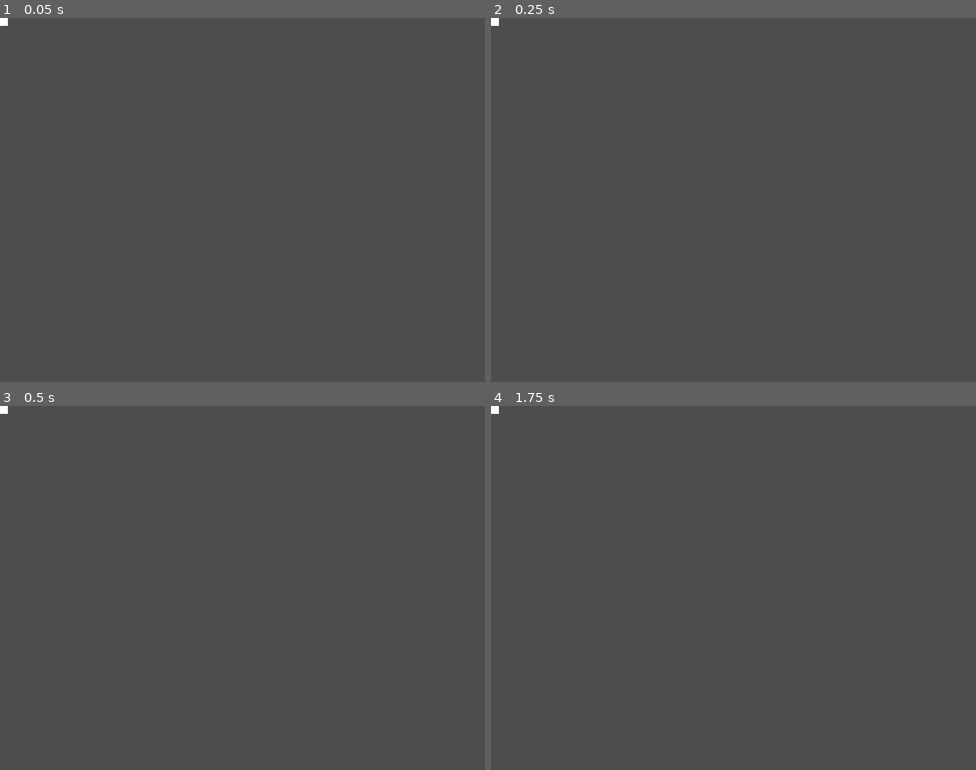
Above: before the commit, frames 1-4 (two rows, left to right).
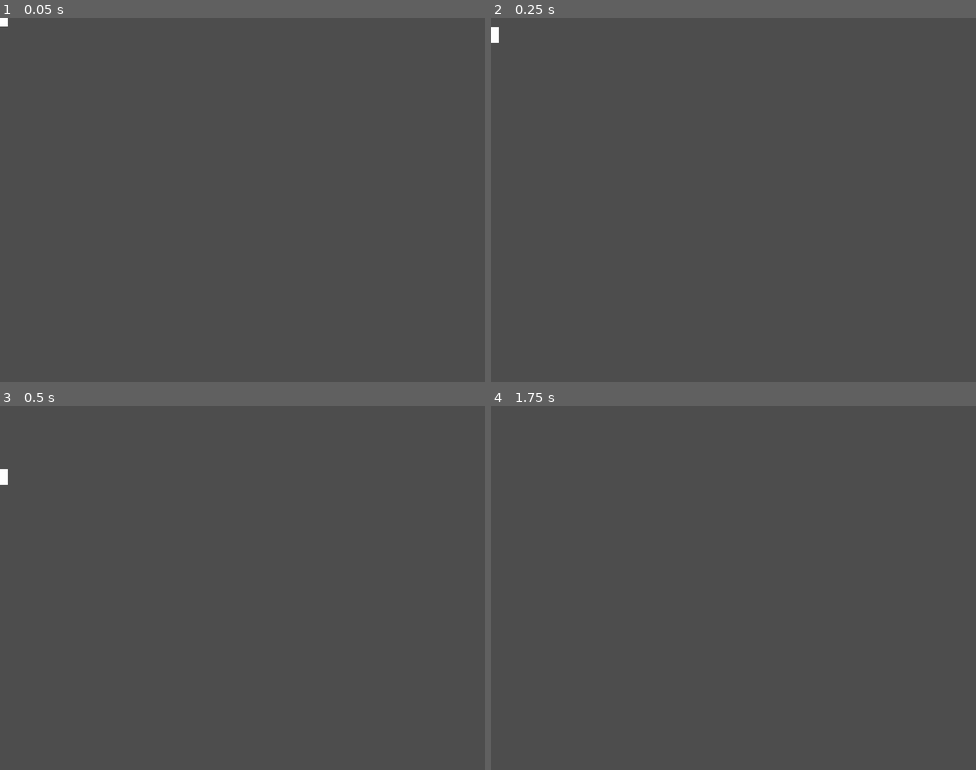
Above: after the commit, the same moments.

Repository: yasukawa426/Pong-Clone
Game: Godot game, scene res://Scenes/ball.tscn
The game is run twice, just before and just after one commit, with the same random seed, the same clock (stepped at 60 frames per second) and the same inputs. This scene is started directly instead of the project's main scene.
Inputs:
- Up to frame 1 (0.05 s): no input
- Up to frame 2 (0.25 s): no input
- Up to frame 3 (0.5 s): no input
- Up to frame 4 (1.75 s): hold W (move_up_1) 0.53-1.28 s; hold Down (move_down_2) 0.53-1.28 s; hold S (move_down_1) from 1.28 s (still down); tap Up (move_up_2) at 1.35 s

The runs differ from the first frame. In frame 1, less than 0.1% of the frame differs, in the area x 0-2%, y 2-3%; in frame 2, 0.1%, in the area x 0-2%, y 0-7%; in frame 3, 0.1%; in frame 4, less than 0.1%.

Commit message:
Corrigido tipo de nodo da bola.

Diff:
--- a/Scenes/ball.tscn
+++ b/Scenes/ball.tscn
@@ -5,7 +5,7 @@
 [sub_resource type="RectangleShape2D" id="RectangleShape2D_ek713"]
 size = Vector2(26, 26)
 
-[node name="Ball" type="Area2D"]
+[node name="Ball" type="RigidBody2D"]
 
 [node name="Sprite2D" type="Sprite2D" parent="."]
 position = Vector2(-1.04308e-06, 5.96046e-08)
